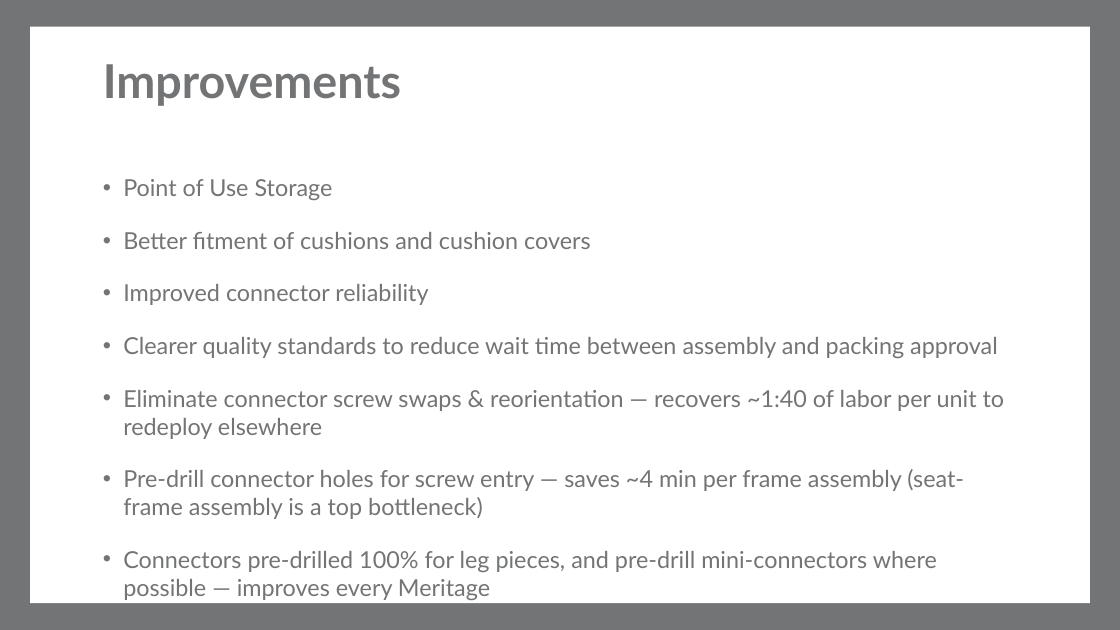
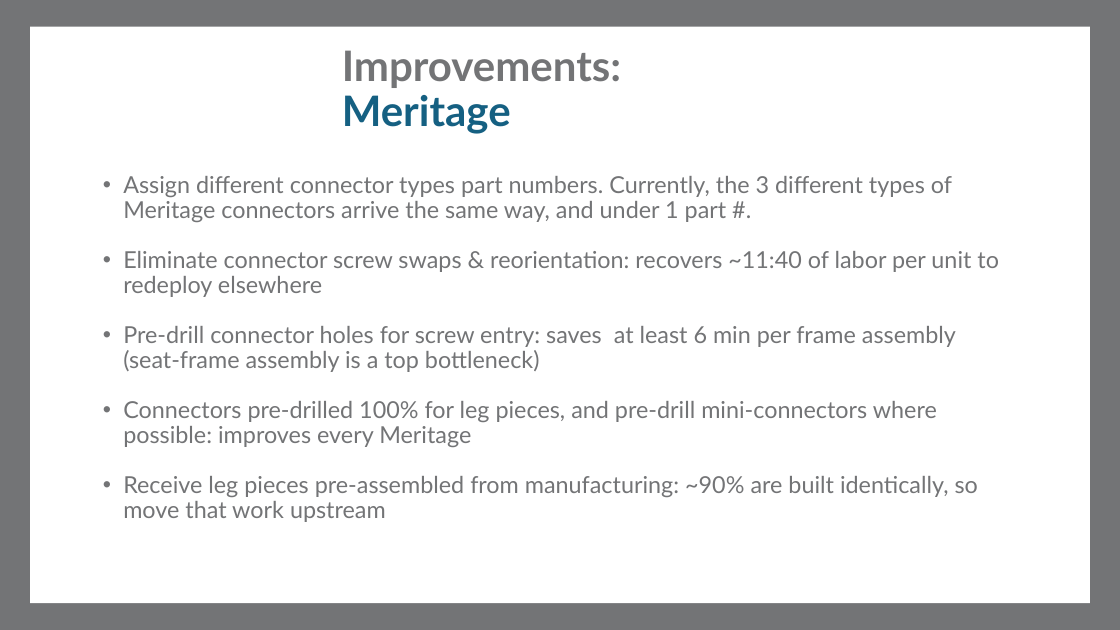
Before and after one commit to macokeefe/claude-code-system, a slide deck: slide 6 of standard-work/standalone/Meritage_3Seater_Standard_Work.pptx (slide 5 before the commit). Drawn at 1120x630 pixels with LibreOffice and Linux fonts; fonts in the diff are those of the drawing; background and template pictures are left out. Boxes give left, top, right and bottom in pixels: in the first picture for what was removed or moved away, otherwise in the second. Text is boxed around its words. In the diff, an @@ line names an element or a change of style, - is before the commit and + after.

```diff
--- a/standard-work/standalone/Meritage_3Seater_Standard_Work.pptx
+++ b/standard-work/standalone/Meritage_3Seater_Standard_Work.pptx
@@ title at box(342, 50, 621, 134): text changed; size 40 to 36 pt @@
-Improvements
+Improvements: Meritage
@@ text at box(123, 176, 999, 522): text changed @@
-• Point of Use Storage
-• Better fitment of cushions and cushion covers
-• Improved connector reliability
-• Clearer quality standards to reduce wait time between assembly and packing approval
-• Eliminate connector screw swaps & reorientation — recovers ~1:40 of labor per unit to redeploy elsewhere
-• Pre-drill connector holes for screw entry — saves ~4 min per frame assembly (seat-frame assembly is a top bottleneck)
-• Connectors pre-drilled 100% for leg pieces, and pre-drill mini-connectors where possible — improves every Meritage
-• Receive leg pieces pre-assembled from manufacturing — ~90% are built identically, so move that work upstream
+• Assign different connector types part numbers. Currently, the 3 different types of Meritage connectors arrive the same way, and under 1 part #.
+• Eliminate connector screw swaps & reorientation: recovers ~11:40 of labor per unit to redeploy elsewhere
+• Pre-drill connector holes for screw entry: saves at least 6 min per frame assembly (seat-frame assembly is a top bottleneck)
+• Connectors pre-drilled 100% for leg pieces, and pre-drill mini-connectors where possible: improves every Meritage
+• Receive leg pieces pre-assembled from manufacturing: ~90% are built identically, so move that work upstream
```
Also in this commit, not shown: 4 other slides changed, 5 slides added.
